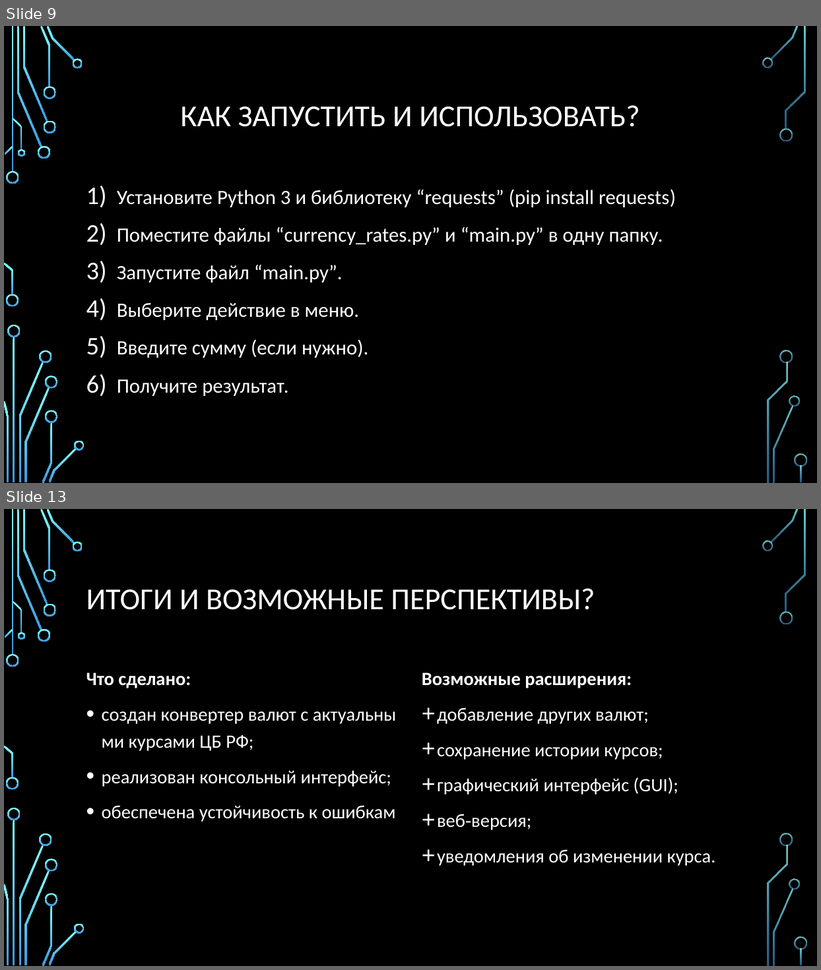
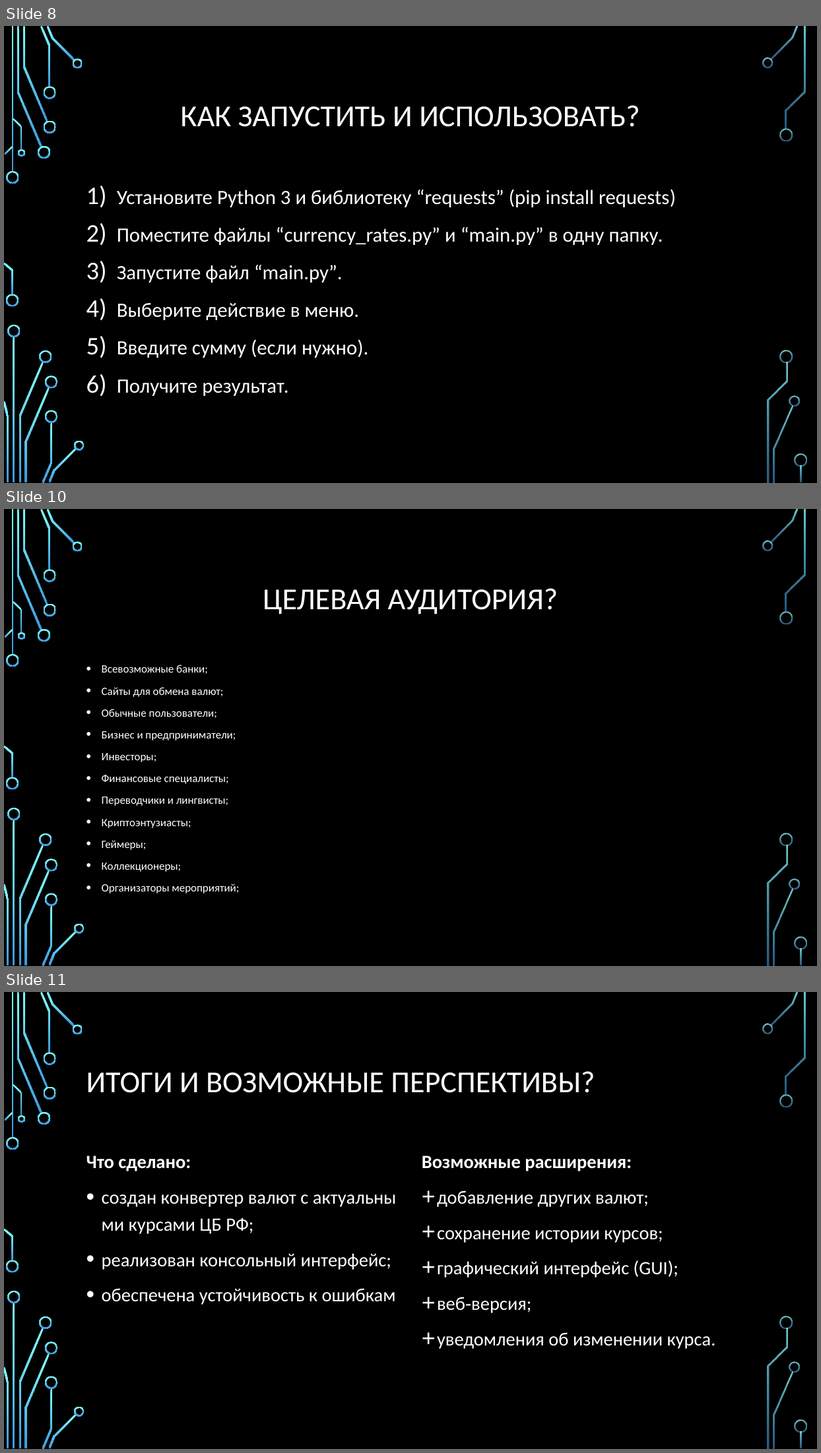
Before and after one commit to BlackPaganYT/Currency_Rates, a slide deck: Конвентатор валют.pptx. Shown one above the other, each under a label of ours: slides 9 and 13 before the commit, slides 8, 10 and 11 after it; the slides between them are not shown. The pictures are 821x970 and 821x1453 pixels, drawn with LibreOffice and Linux fonts; fonts in the diff are those of the drawing; background and template pictures are left out. Boxes give left, top, right and bottom in pixels: in the first picture for what was removed or moved away, otherwise in the second. Text is boxed around its words. In the diff, an @@ line names an element or a change of style, - is before the commit and + after.

```diff
--- a/Конвентатор валют.pptx
+++ b/Конвентатор валют.pptx
@@ slide 10 added at bbox=[4, 509, 817, 966], background picture (left out); not listed: 36 template elements that a slide beside it also shows @@
@@ title added at bbox=[263, 588, 558, 615], 36 pt, text #FFFFFF @@
+ЦЕЛЕВАЯ АУДИТОРИЯ?
@@ text added at bbox=[102, 665, 239, 894], 13.2 pt, text #FFFFFF @@
+• Всевозможные банки;
+• Сайты для обмена валют;
+• Обычные пользователи;
+• Бизнес и предприниматели;
+• Инвесторы;
+• Финансовые специалисты;
+• Переводчики и лингвисты;
+• Криптоэнтузиасты;
+• Геймеры;
+• Коллекционеры;
+• Организаторы мероприятий;
@@ what was slide 9 is now slide 8 @@
@@ what was slide 13 is now slide 11 @@
```
Also in this commit, not shown: 2 slides changed, 1 other slide added, 4 slides removed.
